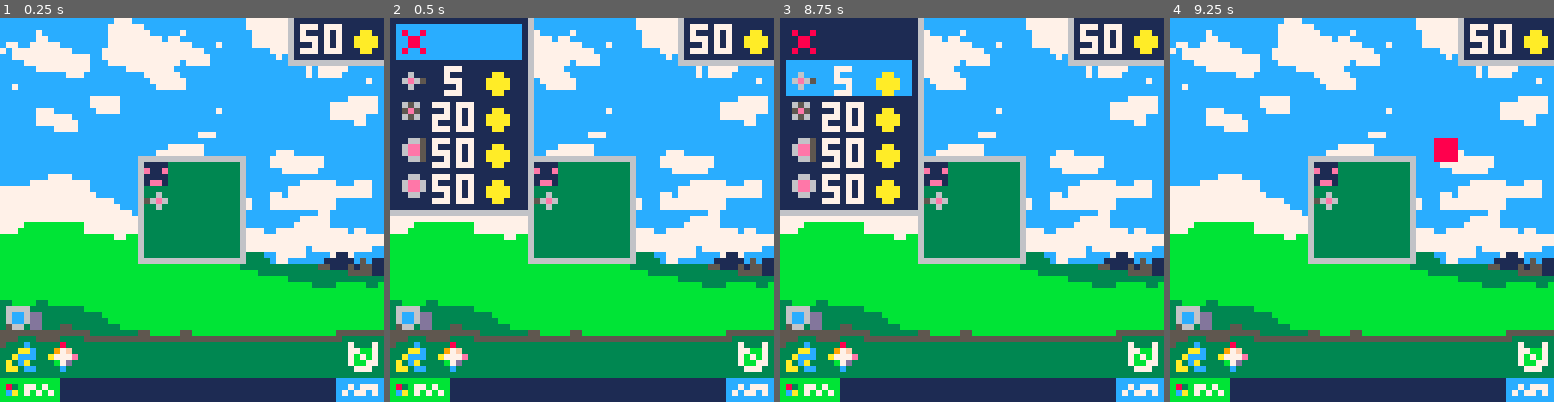
Above: before the commit, frames 1-4 (left to right).
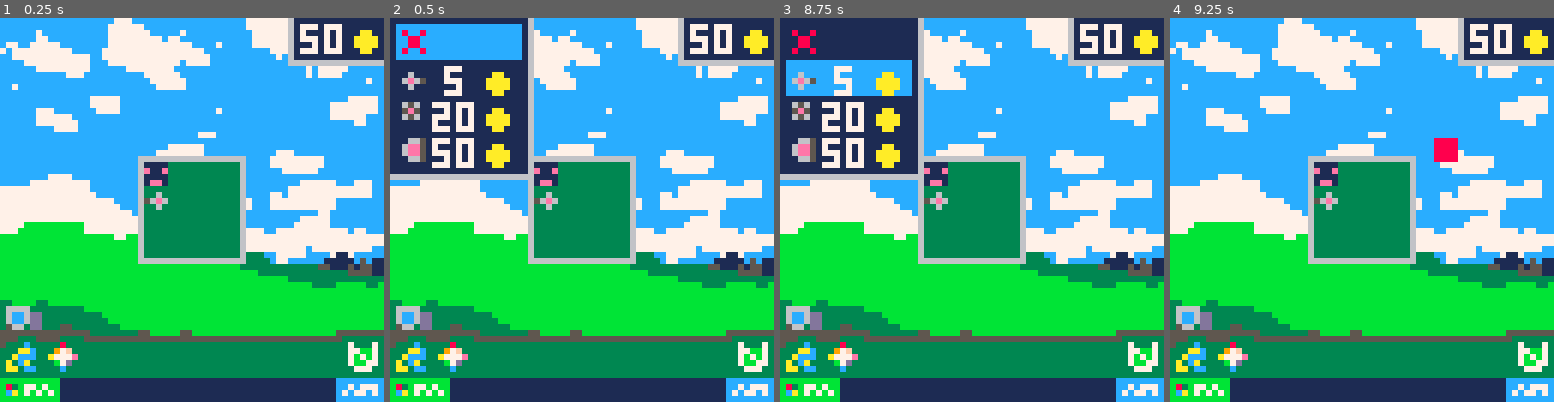
Above: after the commit, the same moments.

Repository: Darenn/Mr-Tobro
Game: PICO-8 cartridge lowrezjam.p8
Same seed, same stepped clock (60 frames per second), same inputs: the game is played once before the commit and once after it.
Inputs:
- Up to frame 1 (0.25 s): no input
- Up to frame 2 (0.5 s): tap X (X key) at 0.33 s
- Up to frame 3 (8.75 s): tap O (Z key) at 0.7, 1.7, 2.1, 2.5, 2.9, 3.3, 3.7, 4.1, 4.5, 4.9, 5.3, 5.7, 6.1, 6.5, 6.9, 7.3, 7.7, 8.1, 8.5 s; tap X (X key) at 1.07, 1.85, 2.97, 4.08, 5.2, 6.32, 7.43, 8.55 s; hold Right 1.6-2.1 s; hold Up 2.15-2.42 s; hold Right 2.47-3.03 s; hold Left 3.08-3.58 s; hold Down 3.63-3.97 s; hold Right 4.02-4.68 s; hold Up 4.73-5.03 s; hold Left 5.08-5.68 s; hold Down 5.73-6.03 s; hold Right 6.08-6.58 s; hold Right 6.63-7.13 s; hold Up 7.18-7.45 s; hold Right 7.5-8.07 s; hold Left 8.12-8.62 s; hold Down from 8.67 s (still down)
- Up to frame 4 (9.25 s): tap O (Z key) at 8.9 s; release Down at 9 s; hold Right from 9.05 s (still down)

Frame 1 is identical in both runs. In frame 2, 3.5% of the frame differs, in the area x 0-36%, y 40-52%; in frame 3, 3.5%; in frame 4, nothing differs.

Commit message:
Added sound manager and created windows_xp intro

Diff:
--- a/lowrezjam.p8
+++ b/lowrezjam.p8
@@ -4,7 +4,7 @@
 --lowrezjam
 --by darenn keller
 
---Game
+--game
 tile_size = 4
 g_pixel_size = 64
 g_row_tiles_count = 64 / tile_size
@@ -32,9 +32,6 @@
       g_map_buildings[x][y] = nil
     end
   end
-
-    music(0)
-
 
 
 function _init()
@@ -149,7 +146,7 @@
   end
 end
 
---Rendering
+--rendering
 -- render the nth sprite top left quarter on the tile at (tile_x, tile_y)
 function render_tiled_sprite(n, tile_x, tile_y, orientation, n_vertical)
   orientation = orientation or e_orientation.right
@@ -202,7 +199,7 @@
 end
 
 
---Player
+--player
 function update_player(_player)
 
   -- activate
@@ -245,7 +242,7 @@
   return _player
 end
 
---Collision
+--collision
 walkable_tile = 2
 
 -- x and y are tile positions
@@ -270,7 +267,7 @@
     end
 end
 
---Utils
+--utils
 -- converts anything to string, even nested tables
 function tostring(any)
     if type(any)=="function" then
@@ -315,7 +312,7 @@
 
 
 
---Bullet
+--bullet
 function update_bullet(_bullet)
   if (time() - _bullet.last_update_time > 1 / _bullet.speed) then
     _bullet.last_update_time = time()
@@ -369,19 +366,15 @@
   create_bullet(x, y, hitbox_w, hitbox_h, direction, speed, sprite_id, 99, true)
 end
 
-function create_explozeur_bullet(x, y, direction)
-  local speed = 0
+function create_big_canon_bullet(x, y, direction)
+  local speed = 15
   local hitbox_w = 4
   local hitbox_h = 4
   local sprite_id = 70
-  for _x=-2, 3 do
-    for _y=-2, 3 do
-      create_bullet(x + _x, y + _y, hitbox_w, hitbox_h, direction, speed, sprite_id, 0.2, true)
-    end
-  end
-end
-
---Building
+  create_bullet(x, y, hitbox_w, hitbox_h, direction, speed, sprite_id, 0.2, true)
+end
+
+--building
 function create_building(tile_x, tile_y, orientation, _building_type_id)
   local building
   local build_info = g_buildings_info[_building_type_id]
@@ -406,7 +399,6 @@
 building_type.canon = 0
 building_type.multiple_canon = 1
 building_type.big_canon = 2
-building_type.explozeur = 3
 
 g_building_canon = {}
   g_building_canon.price = 5
@@ -471,26 +463,10 @@
     create_big_canon_bullet(bullet_pos.x, bullet_pos.y, direction)
   end
 
-g_building_explozeur = {}
-  g_building_explozeur.price = 50
-  g_building_explozeur.horizontal_sprite_id = 7
-  g_building_explozeur.vertical_sprite_id = 7
-  g_building_explozeur.hor_sprite_id_reload = 15
-  g_building_explozeur.ver_sprite_id_reload = 15
-  g_building_explozeur.cooldown = 1 -- time in sec
-  g_building_explozeur.activate = function (_building)
-    if not _building.is_ready then return end
-    on_activate(_building)
-    local direction = orientation_to_direction(_building.orientation)
-    local bullet_pos = get_pixel_pos(_building.tile_pos.x,_building.tile_pos.y)
-    create_explozeur_bullet(bullet_pos.x, bullet_pos.y, direction)
-  end
-
 g_buildings_info = {}
 g_buildings_info[building_type.canon] = g_building_canon
 g_buildings_info[building_type.multiple_canon] = g_building_multiple_canon
 g_buildings_info[building_type.big_canon] = g_building_big_canon
-g_buildings_info[building_type.explozeur] = g_building_explozeur
 
 -- all building are based on this,
 -- call this at start of each create building functions
@@ -541,12 +517,11 @@
   end
 end
 
---Menu
+--menu
 function create_menu()
   local menu = {}
     menu.item_selected_index = 0
-    menu.items = {-1, building_type.canon,building_type.multiple_canon, building_type.big_canon,
-    building_type.explozeur}
+    menu.items = {-1, building_type.canon,building_type.multiple_canon, building_type.big_canon}
     menu.highlighted_color = 12
     menu.highlighted_bad_color = 8
     menu.window_color = 1
@@ -690,22 +665,18 @@
 
 function move_location_left(menu)
   menu.building_tile_pos.x -=1
-  if menu.building_tile_pos.x < 0 then menu.building_tile_pos.x = 0 end
 end
 
 function move_location_right(menu)
   menu.building_tile_pos.x +=1
-  if menu.building_tile_pos.x > 15 then menu.building_tile_pos.x = 15 end
 end
 
 function move_location_up(menu)
   menu.building_tile_pos.y -=1
-  if menu.building_tile_pos.y < 0 then menu.building_tile_pos.y = 0 end
 end
 
 function move_location_down(menu)
   menu.building_tile_pos.y +=1
-  if menu.building_tile_pos.y > 15 then menu.building_tile_pos.y = 15 end
 end
 
 function orientate_building_upward(menu)
@@ -819,7 +790,7 @@
   else print(amount, pos.x + 2, pos.y, 7) end
 end
 
---Enemy
+--enemy
 function instanciate_enemy(enemy_type, pos)
   local copy = shallow_copy(g_enemies_info[enemy_type])
   copy.pos = pos
@@ -881,7 +852,7 @@
   render_sprite(enemy.right_sprite_id, enemy.pos.x, enemy.pos.y)
 end
 
---Spawner
+--spawner
 function create_level(spawner)
 
   -- before start
@@ -961,7 +932,7 @@
 
 end
 
---SpawnZone
+--spawnzone
 function create_spawn_zone(pos, sprite_id)
   sprite_id = sprite_id or 67
   local zone = {}
@@ -978,7 +949,7 @@
   render_sprite(zone.sprite_id, zone.pos.x, zone.pos.y)
 end
 
---TobroWindow
+--tobrowindow
 function create_tobro_window(tile_pos, tile_w, tile_h)
   tobro_window = {}
   tobro_window.tile_pos = tile_pos
@@ -1009,7 +980,7 @@
   rectfill(p_pos.x, p_pos.y, p_poswh.x - 1, p_poswh.y -1, 3)
 end
 
---UI
+--ui
 function updateui()
 end
 
Not shown, changed: the music (__music__) section of lowrezjam.p8
Not shown, changed: the sound effects (__sfx__) section of lowrezjam.p8
